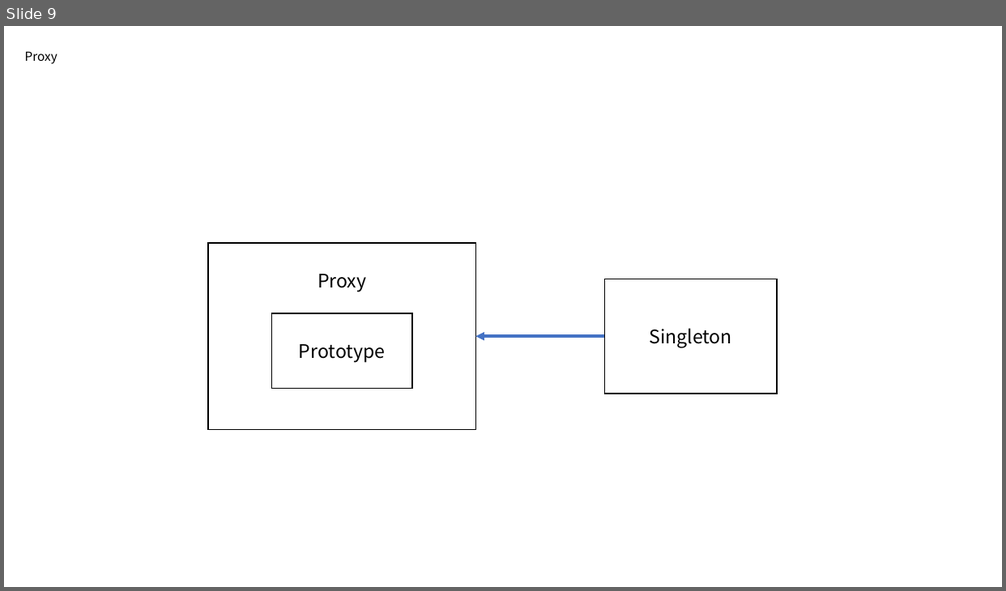
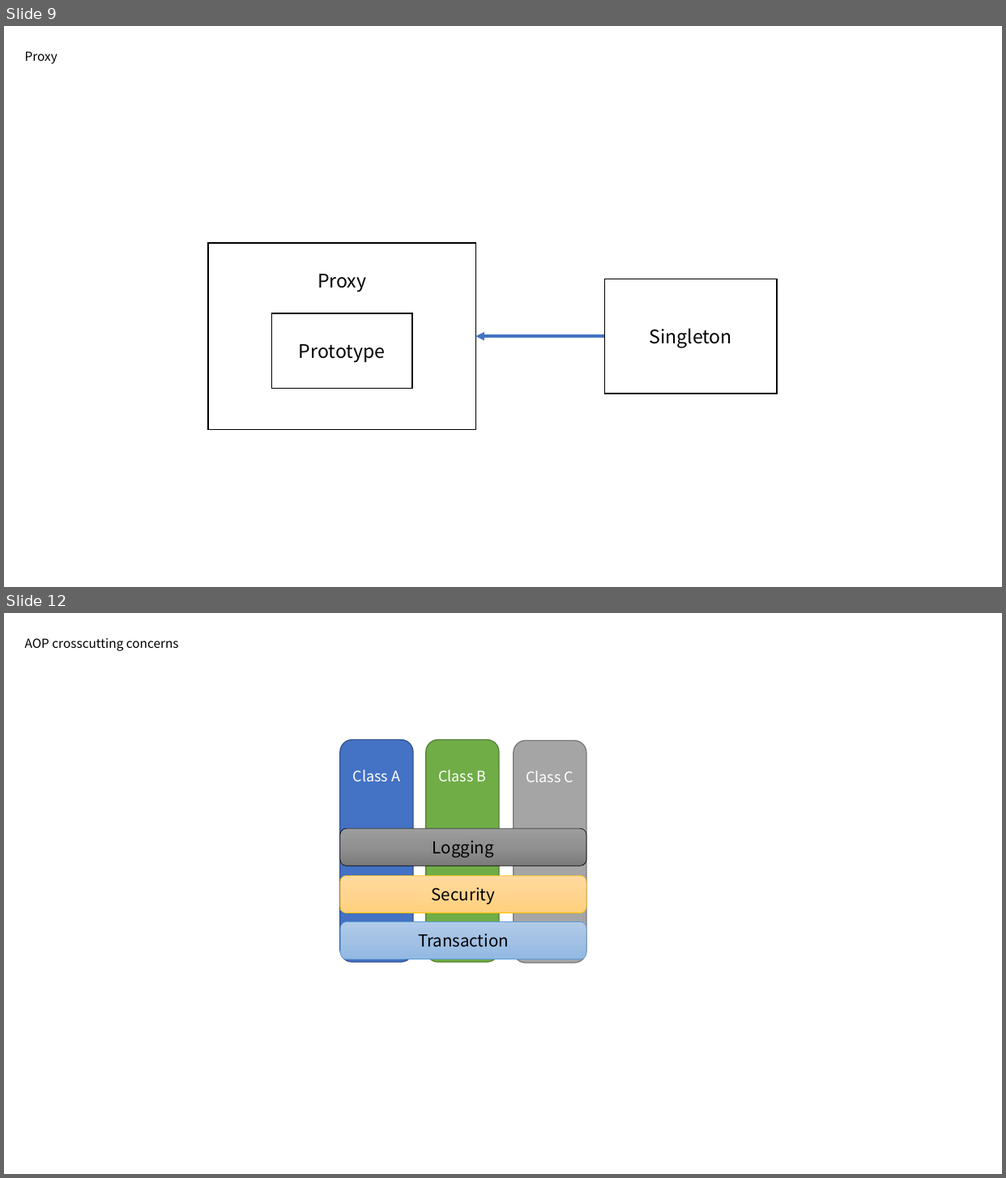
Before and after one commit to Seongmun-Hong/Seongmun-Hong.github.io, a slide deck: images.pptx. Shown one above the other, each under a label of ours: slide 9 before the commit, slides 9 and 12 after it; the slides between them are not shown. The pictures are 1006x591 and 1006x1178 pixels, drawn with LibreOffice and Linux fonts; fonts in the diff are those of the drawing. Boxes give left, top, right and bottom in pixels: in the first picture for what was removed or moved away, otherwise in the second. Text is boxed around its words. In the diff, an @@ line names an element or a change of style, - is before the commit and + after.

```diff
--- a/images.pptx
+++ b/images.pptx
@@ slide 12 added at [4,613,1002,1174], background #FFFFFF @@
@@ text added at [25,638,179,651], 12 pt, text #000000 @@
+AOP crosscutting concerns
@@ rounded rectangle added at [340,739,414,962], fill #4472C4, outline #325491 1 pt, 14 pt, text #FFFFFF @@
+Class A
@@ rounded rectangle added at [426,739,500,962], fill #70AD47, outline #538035 1 pt, 14 pt, text #FFFFFF @@
+Class B
@@ rounded rectangle added at [513,740,587,963], fill #A5A5A5, outline #7A7A7A 1 pt, 14 pt, text #FFFFFF @@
+Class C
@@ rounded rectangle added at [340,828,586,866], fill gradient #9D9D9D to #909090 to #7C7C7C, outline #000000 0.5 pt, 16 pt, text #000000 @@
+Logging
@@ rounded rectangle added at [340,875,586,914], fill gradient #FFDB9E to #FFD590 to #FFD07C, outline #FFC000 0.5 pt, 16 pt, text #000000 @@
+Security
@@ rounded rectangle added at [340,922,586,960], fill gradient #B1CBE9 to #A3C1E5 to #93B9E4, outline #5B9BD5 0.5 pt, 16 pt, text #000000 @@
+Transaction
```
Also in this commit, not shown: 2 other slides added, 1 slide removed, 6 other files.
